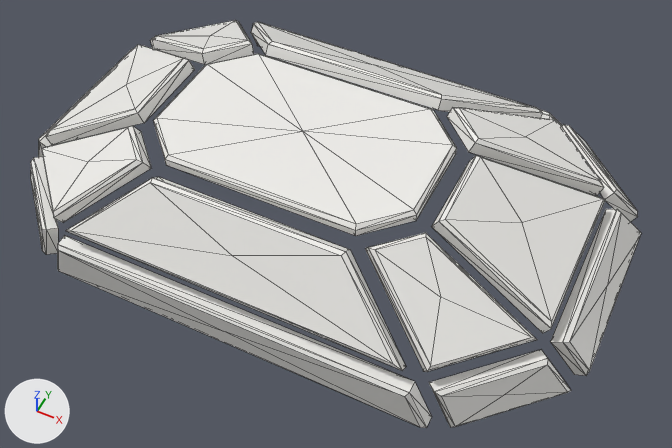
Two versions of the glTF model hollow-reign/assets/models/witness/lantern_crown.glb, one commit apart.
Both versions are drawn from a 50 mm camera at (0.114, -0.223, 0.277) aimed at (0.012, -0.018, 0.021). Arrows for +X, +Y and +Z are at lower left; the lights stay in place. The older version comes first. Mesh edges are drawn as thin lines. Vertices at exactly the same position are counted once.

In view in the first picture: 'lantern_crown'.
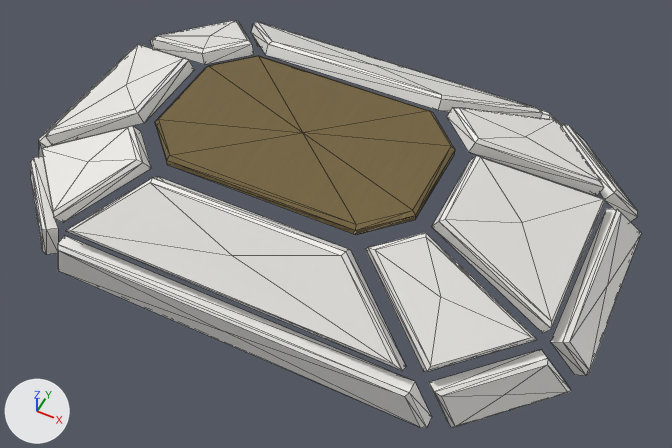
Location of each change, (x1, y1, x2, y2) in pixels of the pictures (672 x 448 px):
part 1 of me_lantern_crown, recoloured: (155, 56, 455, 235) in both

Patch to the scene script:
```diff
--- a/hollow-reign/assets/models/witness/lantern_crown.glb.py
+++ b/hollow-reign/assets/models/witness/lantern_crown.glb.py
@@ img_steel_orm_png @@
+img_steel_orm_png = load_image('steel_orm.png', '../gear/tex/steel_orm.png', 256, 256, 'Non-Color')
@@ img_steel_a_png @@
+img_steel_a_png = load_image('steel_a.png', '../gear/tex/steel_a.png', 256, 256, 'sRGB')
@@ img_steel_n_png @@
+img_steel_n_png = load_image('steel_n.png', '../gear/tex/steel_n.png', 256, 256, 'Non-Color')
@@ mat_accent @@
+mat_accent = bpy.data.materials.new('accent')
+# colours: beige #efce90
+# uses the picture img_steel_a_png
+# uses the picture img_steel_n_png
+# uses the picture img_steel_orm_png
@@ me_lantern_crown @@
 # used by ob_lantern_crown; location = (0.0, 0.0, 0.0)
-me_lantern_crown.from_pydata(...)  # 250 vertices, 432 faces; spans x -0.113..0.113, y -0.079..0.074, z 0.013..0.064
+me_lantern_crown.from_pydata(...)  # 250 vertices, 432 faces; spans x -0.113..0.113, y -0.079..0.074, z 0.013..0.063
+# me_lantern_crown part 1: 48 of the faces centred in x -0.049..0.049, y -0.051..0.011, z 0.06..0.064 switch from mat_panel to mat_accent
+# edits to the shape of me_lantern_crown do not show in these pictures
```
